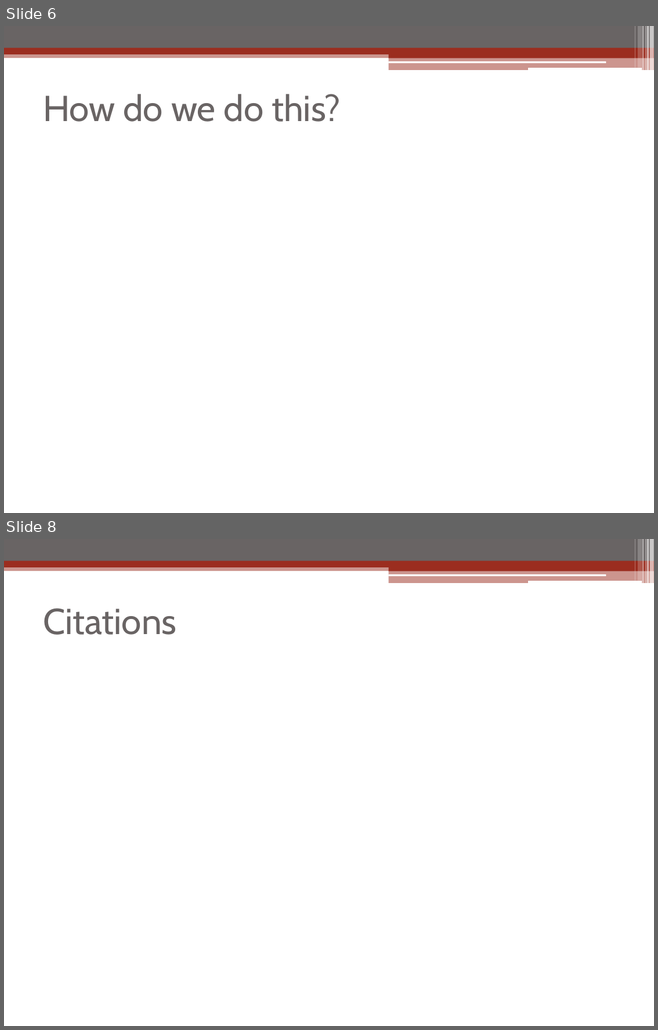
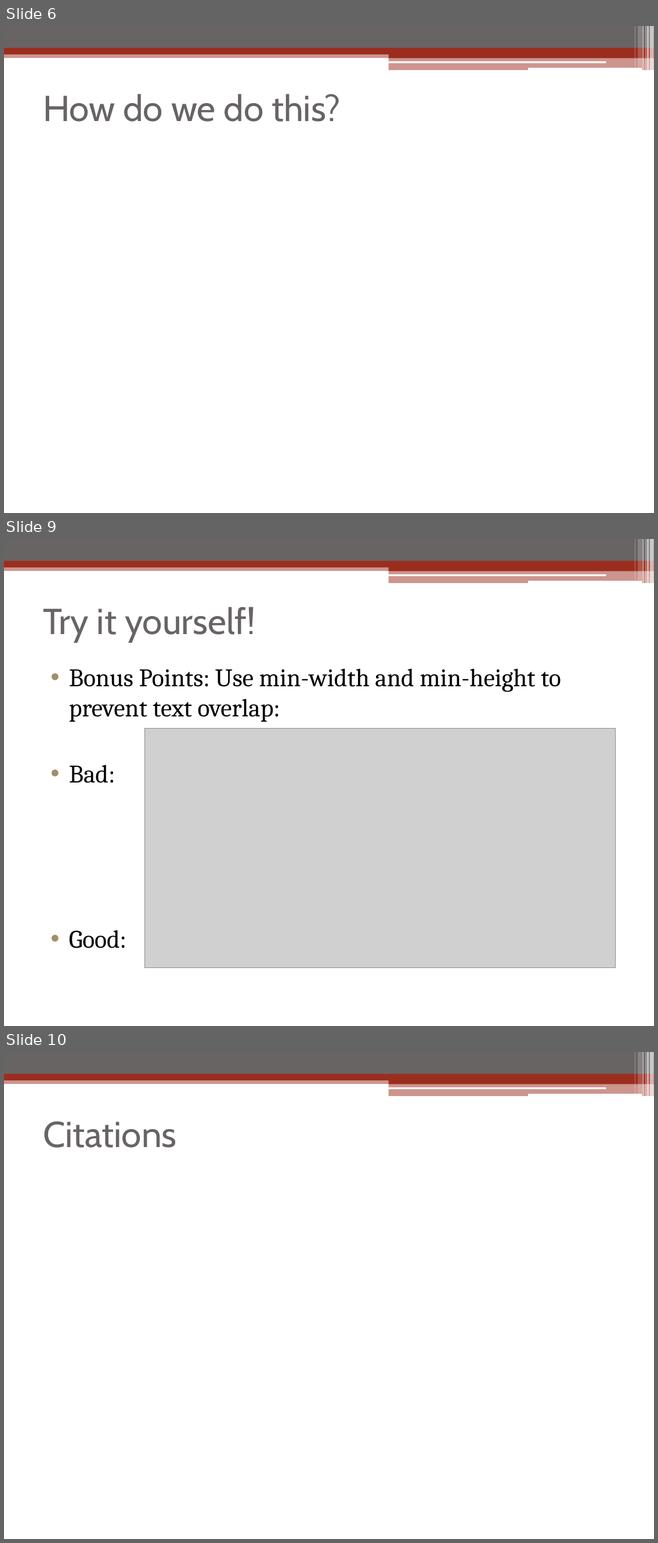
Before and after one commit to linuxbo/WriteDigTech, a slide deck: Workshop/Workshop_Sarah_Murto.pptx. Shown one above the other, each under a label of ours: slides 6 and 8 before the commit, slides 6, 9 and 10 after it; the slides between them are not shown. The pictures are 658x1030 and 658x1543 pixels, drawn with LibreOffice and Linux fonts; fonts in the diff are those of the drawing; grey boxes stand for pictures. Boxes give left, top, right and bottom in pixels: in the first picture for what was removed or moved away, otherwise in the second. Text is boxed around its words. In the diff, an @@ line names an element or a change of style, - is before the commit and + after.

```diff
--- a/Workshop/Workshop_Sarah_Murto.pptx
+++ b/Workshop/Workshop_Sarah_Murto.pptx
@@ slide 9 added at [4, 539, 654, 1026], background #FFFFFF; not listed: 13 template elements that a slide beside it also shows @@
@@ title added at [43, 607, 255, 643], 40 pt, text #696464 @@
+Try it yourself!
@@ text added at [69, 668, 561, 948], 28 pt, text #000000 @@
+• Bonus Points: Use min-width and min-height to prevent text overlap:
+• Bad:
+• Good:
@@ picture added at [145, 729, 615, 968] @@
@@ what was slide 8 is now slide 10 @@
```
Also in this commit, not shown: 2 other slides added, 1 slide removed, 3 other files.
